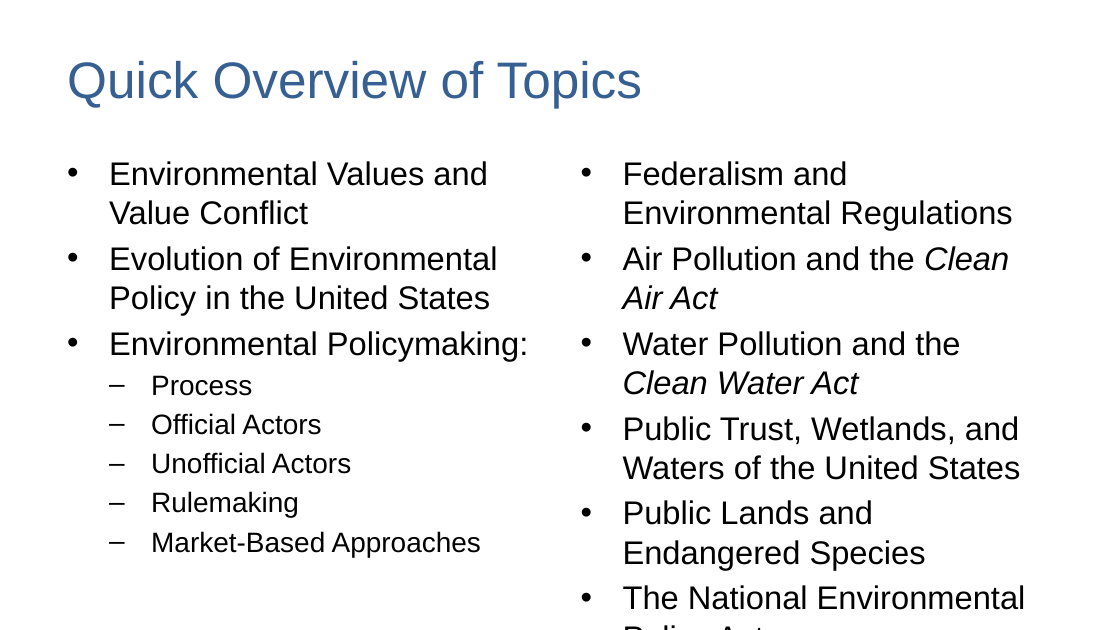
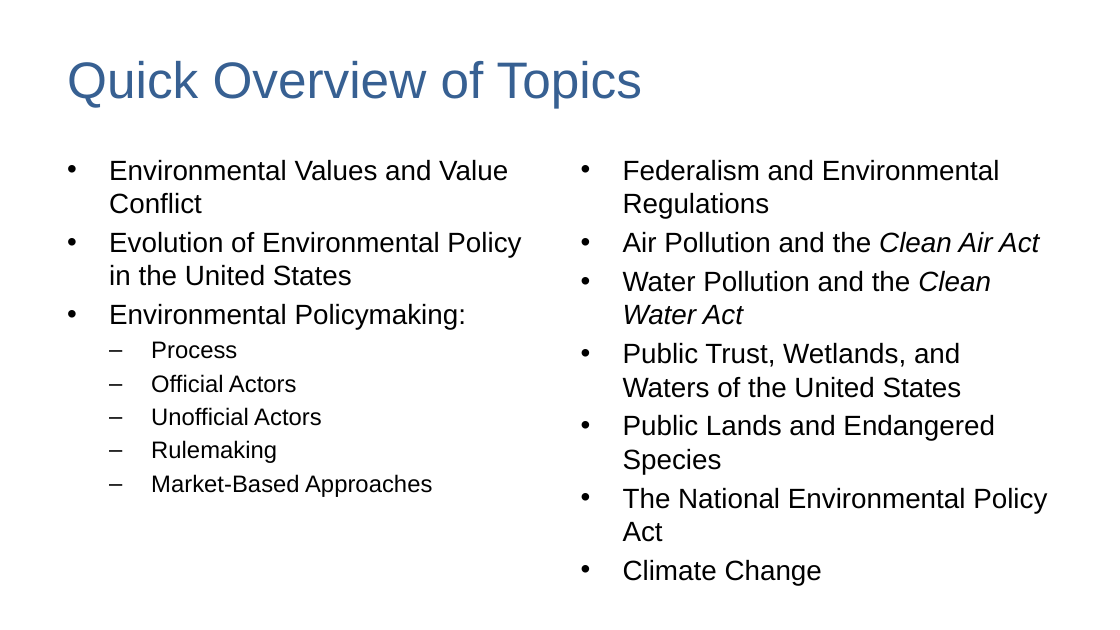
Before and after one commit to mnowlin/poli307, a slide deck: slide 11 of lectures/00-syllabus.pptx. Drawn at 1120x630 pixels with LibreOffice and Linux fonts; fonts in the diff are those of the drawing. Boxes give left, top, right and bottom in pixels: in the first picture for what was removed or moved away, otherwise in the second. Text is boxed around its words. In the diff, an @@ line names an element or a change of style, - is before the commit and + after.

```diff
--- a/lectures/00-syllabus.pptx
+++ b/lectures/00-syllabus.pptx
@@ text "Environmental Values and Value Conflict" at (109,159,521,497): size 21 to 17.9 pt in "Environmental Values and Value Conflict", "Evolution of Environmental Policy in the United ...", "Environmental Policymaking:"; size 18 to 15.3 pt in "Process", "Official Actors", "Unofficial Actors", "Rulemaking" and 1 more places @@
@@ text "Federalism and Environmental Regulations" at (623,159,1047,542): size 21 to 17.9 pt @@
```
Also in this commit, not shown: 4 other slides changed, 13 other files.
